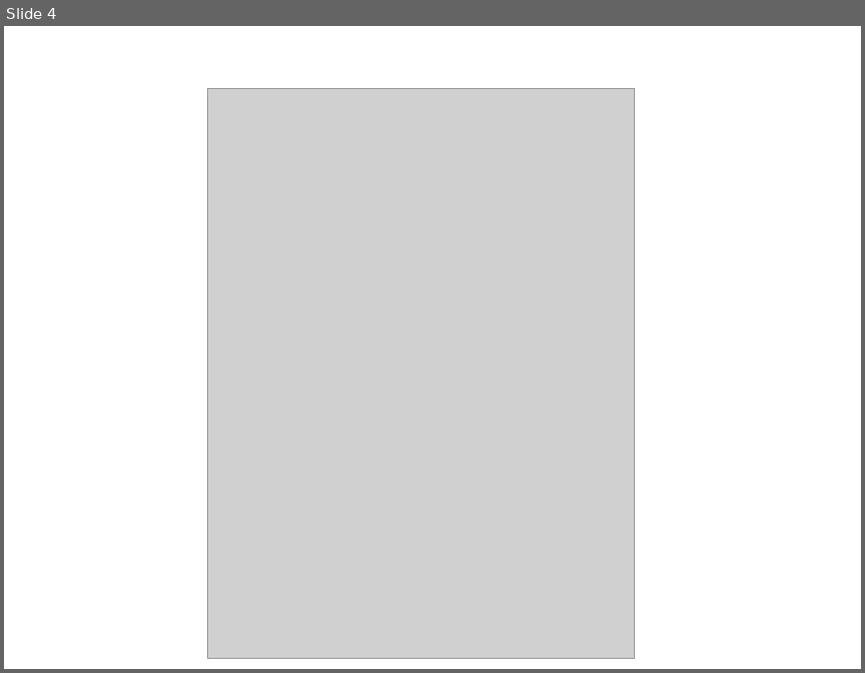
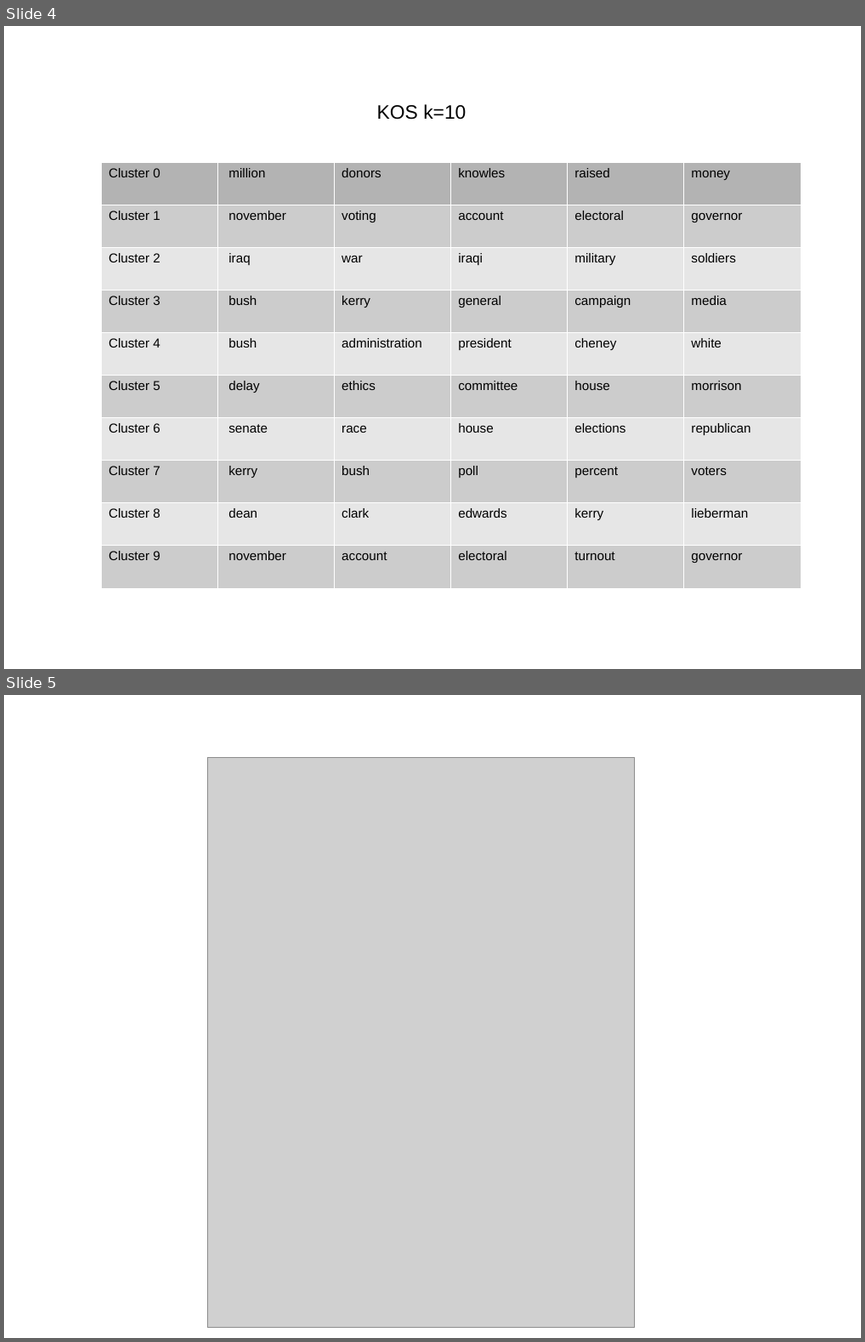
Before and after one commit to vitalv/doc-clustering-topic-modeling, a slide deck: doc-clustering-topic-modeling.odp. Shown one above the other, each under a label of ours: slide 4 before the commit, slides 4 and 5 after it. The pictures are 865x673 and 865x1342 pixels, drawn with LibreOffice and Linux fonts; fonts in the diff are those of the drawing; grey boxes stand for pictures. Boxes give left, top, right and bottom in pixels: in the first picture for what was removed or moved away, otherwise in the second. Text is boxed around its words. In the diff, an @@ line names an element or a change of style, - is before the commit and + after.

```diff
--- a/doc-clustering-topic-modeling.odp
+++ b/doc-clustering-topic-modeling.odp
@@ slide 4 added at [4, 26, 861, 669], background #FFFFFF @@
@@ text added at [377, 104, 466, 120], 18 pt, text #000000 @@
+KOS k=10
@@ table added at [101, 162, 801, 588], 10 rows, 6 columns @@
+Cluster 0 | million | donors | knowles | raised | money
+Cluster 1 | november | voting | account | electoral | governor
+Cluster 2 | iraq | war | iraqi | military | soldiers
+Cluster 3 | bush | kerry | general | campaign | media
+Cluster 4 | bush | administration | president | cheney | white
+Cluster 5 | delay | ethics | committee | house | morrison
+Cluster 6 | senate | race | house | elections | republican
+Cluster 7 | kerry | bush | poll | percent | voters
+Cluster 8 | dean | clark | edwards | kerry | lieberman
+Cluster 9 | november | account | electoral | turnout | governor
@@ what was slide 4 is now slide 5 @@
```
Also in this commit, not shown: 1 slide changed, 3 other slides added, 2 other files.
